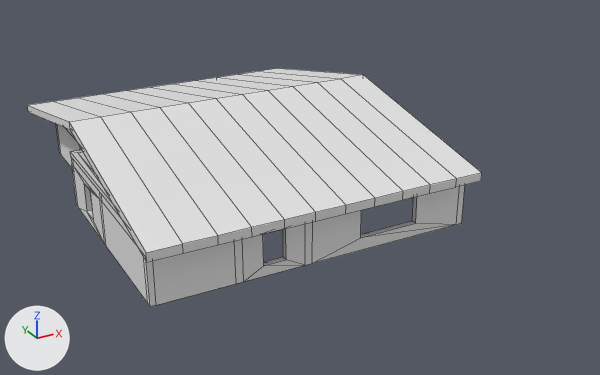
The FBX model Assets/Mesh/Map.fbx: old version first, new version second.
Camera for both pictures: a 50 mm camera at (-59.1, -101.9, 50.4) aimed at (-2.9, 0.4, -0.7). Every picture has the same lights, and +X, +Y and +Z are marked at lower left. Mesh edges are drawn as thin lines. Where no turn or scale is listed for an object, it has been applied to the vertices.

Names of what the first picture shows: 'Toit'.
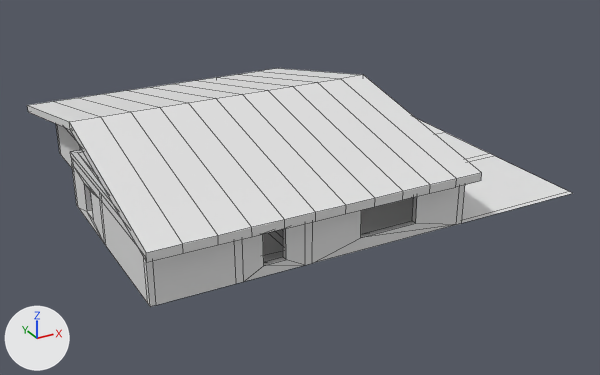
Where the newer file only moved an object's origin or applied its transform, the numbers keep the older frame.

Changed parts and their boxes [x1, y1, x2, y2] in the pictures (600 x 375 px):
'Ground', added
    after: [263, 118, 572, 262]

The change, as a list of edits to the scene's bpy script:
```text
Add me_cube_005:
    me_cube_005.from_pydata(...)  # 104 vertices, 91 faces; spans x -34.9..30.8, y -22.5..30.7, z 0.0
Add ob_ground:
    ob_ground = bpy.data.objects.new('Ground', me_cube_005)
    ob_ground.location = (0.0, 0.0, 0.0)
```
